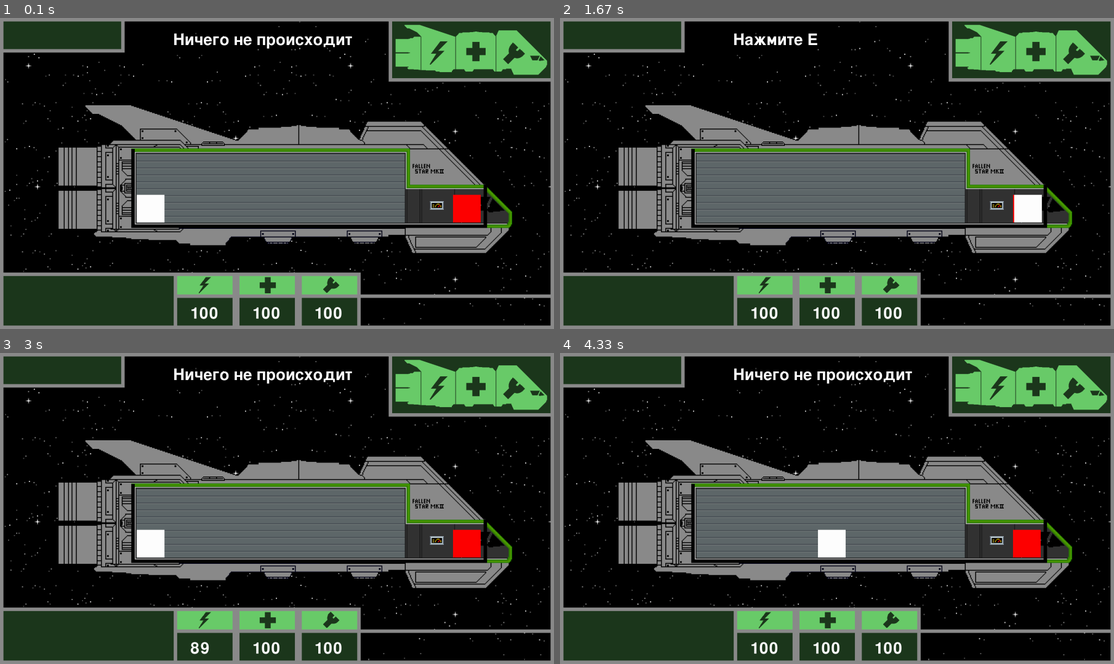
Above: before the commit, frames 1-4 (two rows, left to right).
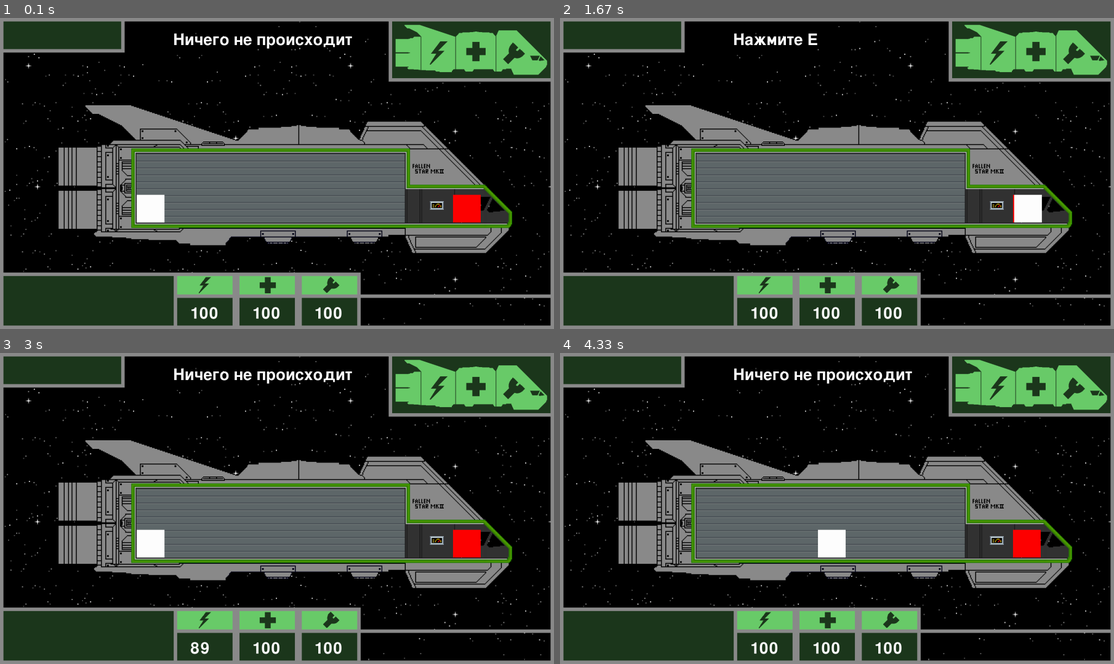
Above: after the commit, the same moments.

Repository: ArcaneTesla/PyGameByArcaneTesla
Game: pygame game, started from Game.py
Same seed, same stepped clock (60 frames per second), same inputs: the game is played once before the commit and once after it.
Inputs:
- Up to frame 1 (0.1 s): no input
- Up to frame 2 (1.67 s): hold Right 0.33-0.8 s; hold Right 1.17-1.63 s
- Up to frame 3 (3 s): hold E 1.67-2.2 s; hold Left 1.67-2.2 s; hold Left 2.23-2.77 s; hold Down from 2.8 s (still down)
- Up to frame 4 (4.33 s): release Down at 3.1 s; hold Up 3.57-3.93 s; hold Right from 3.97 s (still down)

The runs differ from the first frame. In frame 1, 1.0% of the frame differs, in the area x 23-88%, y 42-68%; in frame 2, 1.0%; in frame 3, 1.0%; in frame 4, 1.0%.

Commit message:
Интерфейс элементы (пытаюсь)

Diff:
--- a/Game.py
+++ b/Game.py
@@ -15,7 +15,7 @@
 pygame.init()
 
 fpsClock = pygame.time.Clock()
-window = pygame.display.set_mode((0, 0), pygame.FULLSCREEN | pygame.HWSURFACE)
+window = pygame.display.set_mode((0, 0), pygame.FULLSCREEN | pygame.HWSURFACE | pygame.DOUBLEBUF)
 
 background = pygame.image.load('sprite/BG.png')  # Фон
 sprit = pygame.image.load('sprite/1.png')  # Подвижная картинка
@@ -30,6 +30,8 @@
 text1 = f1.render('Ничего не происходит', 1, (255, 255, 255))
 CorpStatusText = f1.render(str(CorpStatus), 1, (255, 255, 255))
 ReactorStatusText = f1.render(str(ReactorStatus), 1, (255, 255, 255))
+quest = pygame.image.load('sprite/quest.png')
+KeyStatus = False
 
 # Начальные координаты объектов
 i = 1
@@ -47,23 +49,43 @@
 barriers = []
 
 barrier1 = pygame.Surface((12, 270))
-barrier1.fill((0, 0, 0))
+barrier1.set_alpha(1)
 barrier1Rect = pygame.Rect(455, 455, barrier1.get_width(), barrier1.get_height())
 barriers.append((barrier1, barrier1Rect))
 
 barrier2 = pygame.Surface((1230, 12))
-barrier2.fill((0, 0, 0))
+barrier2.set_alpha(1)
 barrier2Rect = pygame.Rect(455, 717, barrier2.get_width(), barrier2.get_height())
 barriers.append((barrier2, barrier2Rect))
 
 barrier3 = pygame.Surface((12, 150))
-barrier3.fill((0, 0, 0))
+barrier3.set_alpha(1)
 barrier3Rect = pygame.Rect(1676, 579, barrier3.get_width(), barrier3.get_height())
 barriers.append((barrier3, barrier3Rect))
 
 interaction = pygame.Surface((96,96))
 interaction.fill((255,0,0))
 interactionRect = pygame.Rect(1570, 645, interaction.get_width(), interaction.get_height())
+
+class Quest():
+
+    def __init__(self, x, y, text, option1, option2, option3):
+        self.x = x
+        self.y = y
+        self.text = text
+        self.option1 = option1
+        self.option2 = option2
+        self.option3 = option3
+
+    '''def draw(self):
+        global iteractionFlag
+        if iteractionFlag == True:
+            window.blit(quest, (200, 200))'''
+
+
+
+
+
 
 def newPosition(key_pressed, spriteX, spriteY):
     # Функция пересчитывает координаты новой позиции игрока и проверяет столкновения с блоками
@@ -87,6 +109,8 @@
 
 def draw_Window():
 
+    global iteractionFlag
+
     window.blit(background, (0, 0))
     window.blit(HUD, (0, 0))
     window.blit(spaceshipScale, (spaceship_x, spaceship_y))
@@ -97,11 +121,13 @@
     window.blit(CorpStatusText, (875, 1000))
     window.blit(ReactorStatusText, (1090, 1000))
 
+    if iteractionFlag == True:
+        window.blit(quest, (200, 200))
+
     for barrier in barriers:
         window.blit(barrier[0], (barrier[1].x, barrier[1].y))
 
     pygame.display.update()
-
 
 # Цикл игры
 MainCycle = True
@@ -116,6 +142,10 @@
         if key_pressed[pygame.K_ESCAPE]:
             pygame.quit()
             sys.exit()
+        if event.type == pygame.KEYDOWN:
+            KeyStatus = event.key
+        if event.type == pygame.KEYUP:
+            KeyStatus = False
 
 
     spriteRect = pygame.Rect(spriteX, spriteY, sprite.get_width(), sprite.get_height()) #Текущее место расположения игрока
@@ -129,15 +159,26 @@
     for barrier in barriers:
         if spriteRectNew.colliderect(barrier[1]):
             (spriteX, spriteY) = oldPos
-            print('Колизия')#Колизия
+
 
     if spriteRectNew.colliderect(interactionRect) and key_pressed[pygame.K_e]:
         text1 = f1.render('Красный квадрат нажат', 1, (255, 255, 255))
-        iteractionFlag = True
+        i = i + 1
+        print(i)
+        if i % 2 == 0:
+            iteractionFlag = True
+        elif i % 2 != 0:
+            iteractionFlag = False
+
+
+
     elif spriteRectNew.colliderect(interactionRect):
         text1 = f1.render('Нажмите E', 1, (255, 255, 255))
     else:
         text1 = f1.render('Ничего не происходит', 1, (255, 255, 255))
+
+
+
     OxStatusText = f1.render(str(OxStatus), 1, (255, 255, 255))
     if key_pressed[pygame.K_DOWN]:
         OxStatus -= 1
@@ -148,10 +189,7 @@
         if OxStatus >= 100:
             OxStatus = 100
     if OxStatus == 0:
-        text1 = f1.render('Топливо реактора закончилось', 1, (255, 255, 255))
-
-
-
+        text1 = f1.render('Топливо закончилось Вы проиграли!', 1, (255, 255, 255))
 
     draw_Window()# Рисуем всё на экране
 
